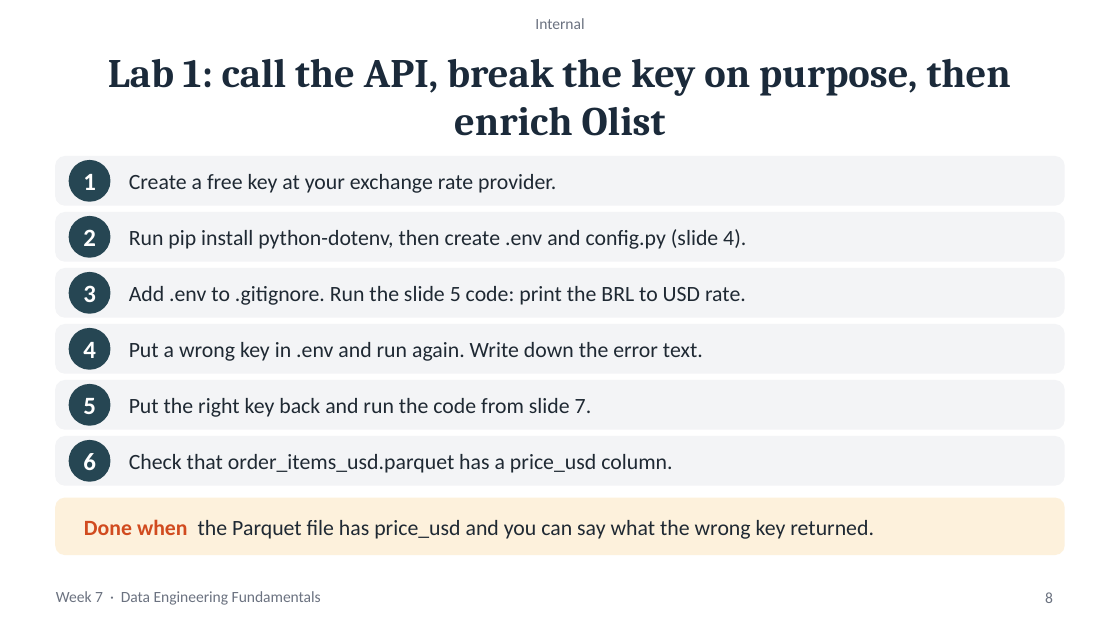
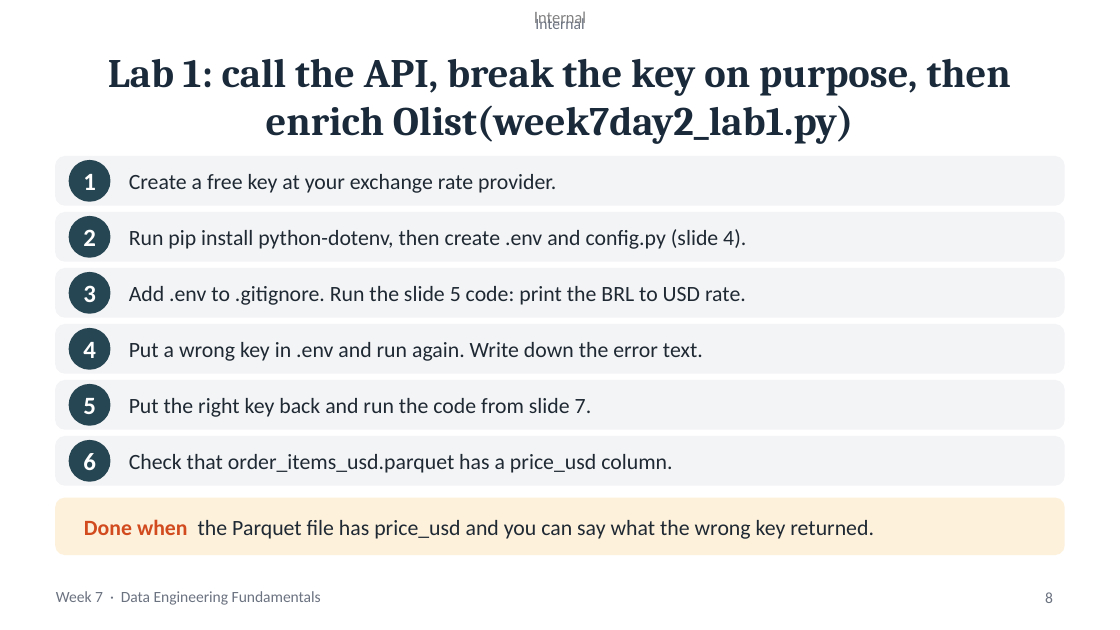
Before and after one commit to joejoe192/olist-de-capstone, a slide deck: slide 8 of week7_day_2_working_with_apis_2hr.pptx. Drawn at 1120x630 pixels with LibreOffice and Linux fonts; fonts in the diff are those of the drawing. Boxes give left, top, right and bottom in pixels: in the first picture for what was removed or moved away, otherwise in the second. Text is boxed around its words. In the diff, an @@ line names an element or a change of style, - is before the commit and + after.

```diff
--- a/week7_day_2_working_with_apis_2hr.pptx
+++ b/week7_day_2_working_with_apis_2hr.pptx
@@ text added at [534,11,586,27], 10 pt, text #000000 at 50% opacity @@
+Internal
@@ title at [108,59,1011,144]: text changed @@
-Lab 1: call the API, break the key on purpose, then enrich Olist
+Lab 1: call the API, break the key on purpose, then enrich Olist(week7day2_lab1.py)
```
Also in this commit, not shown: 23 other slides changed.
